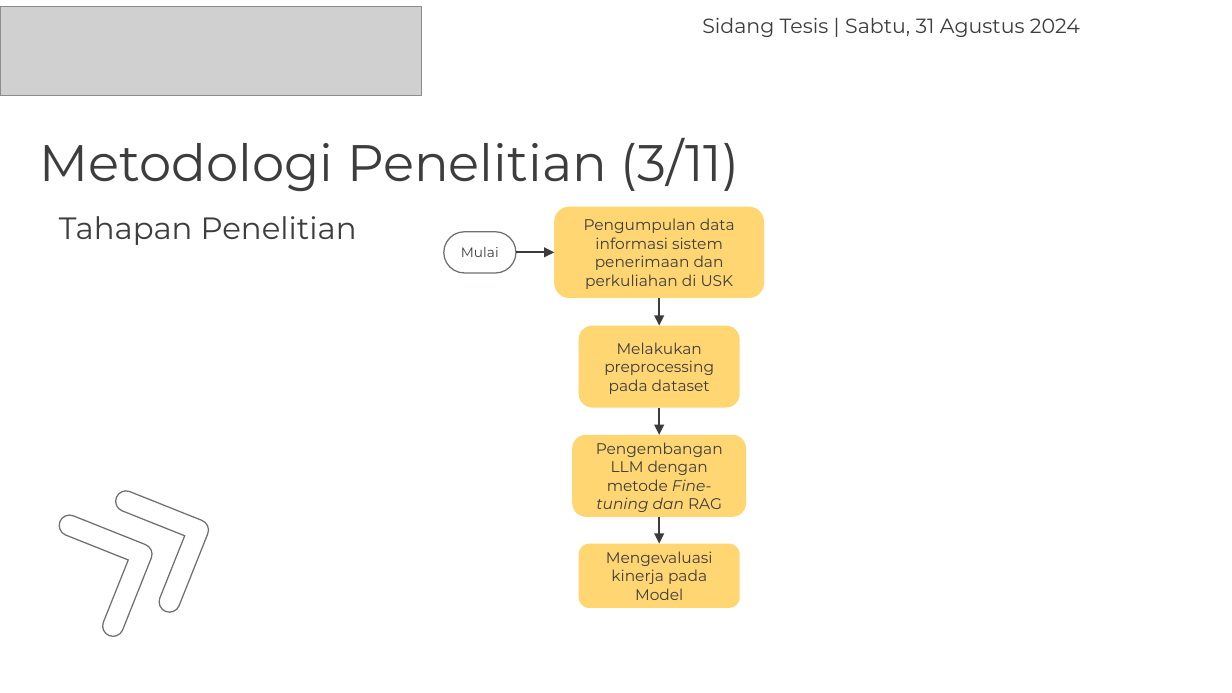
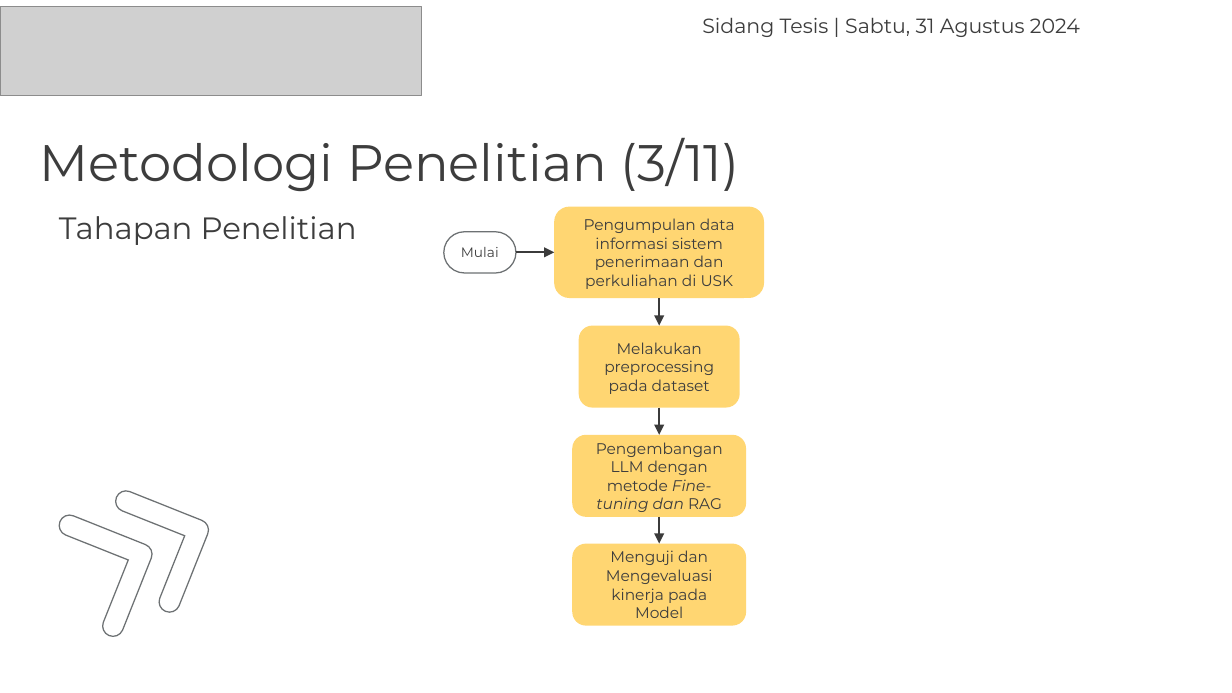
Before and after one commit to haryra/Tesis-s2-ai, a slide deck: slide 22 of Presentasi Sidang Hary Rachmat 2108207010009.pptx (slide 21 before the commit). Drawn at 1232x693 pixels with LibreOffice and Linux fonts; fonts in the diff are those of the drawing; grey boxes stand for pictures. Boxes give left, top, right and bottom in pixels: in the first picture for what was removed or moved away, otherwise in the second. Text is boxed around its words. In the diff, an @@ line names an element or a change of style, - is before the commit and + after.

```diff
--- a/Presentasi Sidang Hary Rachmat 2108207010009.pptx
+++ b/Presentasi Sidang Hary Rachmat 2108207010009.pptx
@@ rounded rectangle "Menguji dan Mengevaluasi kinerja pada ...": place and size @@
-rounded rectangle "Menguji dan Mengevaluasi kinerja pada ..." at (579,543,740,607)
+rounded rectangle "Menguji dan Mengevaluasi kinerja pada ..." at (572,543,745,626)
@@ text in rounded rectangle at (606,550,713,618): text changed @@
-Mengevaluasi kinerja pada Model
+Menguji dan Mengevaluasi kinerja pada Model
```
Also in this commit, not shown: 1 other slide changed, 1 slide added.
